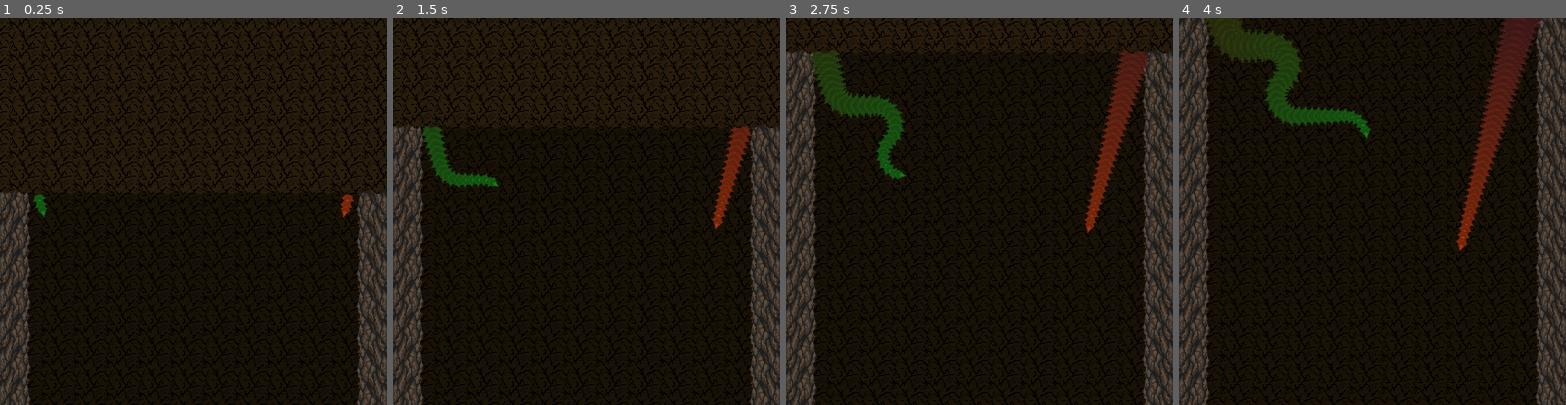
Above: before the commit, frames 1-4 (left to right).
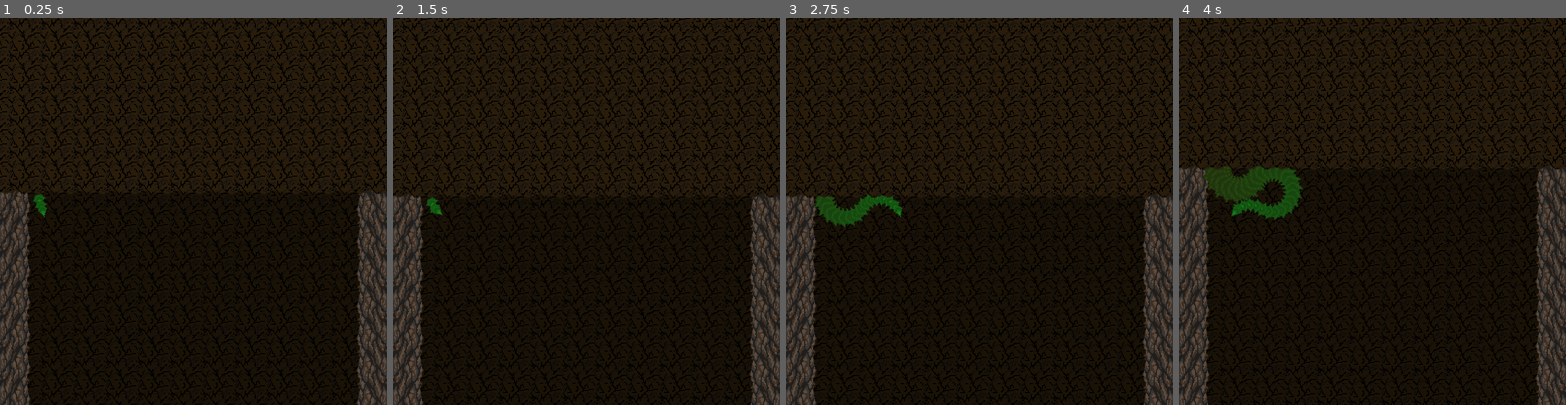
Above: after the commit, the same moments.

Repository: mark-chimes/rootsnake
Game: Godot game, scene res://main.tscn
Two runs of this game, one before a commit and one after it. Both use one fixed random seed, a clock stepped at 60 frames per second and the inputs below.
Inputs:
- Up to frame 1 (0.25 s): no input
- Up to frame 2 (1.5 s): tap Enter (action_restart) at 0.5, 1.25 s; hold Right (p1_right) 0.53-1.28 s; hold Left (p1_left) from 1.28 s (still down)
- Up to frame 3 (2.75 s): release Left (p1_left) at 2.03 s; hold Right (p1_right) from 2.03 s (still down)
- Up to frame 4 (4 s): release Right (p1_right) at 3.53 s; hold Left (p1_left) from 3.53 s (still down)

The runs differ from the first frame. In frame 1, 0.1% of the frame differs, in the area x 87-92%, y 45-52%; in frame 2, 30%; in frame 3, 33%; in frame 4, 36%, in the area x 0-100%, y 0-100%.

Commit message:
Single player mode

Diff:
--- a/CameraControl.gd
+++ b/CameraControl.gd
@@ -1,8 +1,12 @@
 extends Node2D
 
+var num_players = 1
 
 func _process(delta):
 	var snake_1_pos = get_parent().get_node("snakehead1").position
-	var snake_2_pos = get_parent().get_node("snakehead2").position
-	position.y = max(position.y,
-		0.3*min(snake_1_pos.y, snake_2_pos.y) + 0.7*max(snake_1_pos.y, snake_2_pos.y))
+	if num_players == 2:
+		var snake_2_pos = get_parent().get_node("snakehead2").position
+		position.y = max(position.y,
+			0.3*min(snake_1_pos.y, snake_2_pos.y) + 0.7*max(snake_1_pos.y, snake_2_pos.y))
+	else:
+		position.y = snake_1_pos.y
--- a/main.gd
+++ b/main.gd
@@ -2,12 +2,24 @@
 
 var is_game_over = false
 
+export var num_players = 1
+
+func _ready():
+	start_game()
+
 func _process(delta):
 	if is_game_over:
+		num_players = 1
 		if Input.is_action_just_pressed("action_restart"):
 			get_tree().paused = false
 			get_tree().reload_current_scene()
 
+func start_game():
+	$CameraControl.num_players = num_players
+	$trail.num_players = num_players
+	if num_players == 1:
+		$snakehead2.queue_free()
+	$trail.start_game()
 
 func _on_snakehead1_collide():
 	print("Snakehead 1 game end!")
--- a/main.tscn
+++ b/main.tscn
@@ -22,7 +22,7 @@
 size = 64
 font_data = ExtResource( 2 )
 
-[node name="main" type="Node2D"]
+[node name="game_control" type="Node2D"]
 pause_mode = 2
 script = ExtResource( 7 )
 
--- a/snakehead.gd
+++ b/snakehead.gd
@@ -6,20 +6,30 @@
 
 var turn_speed = 180.0
 
+export var is_control_inverted = false
+
 export var action_left = "p1_left"
 export var action_right = "p1_right"
 export var angle = 75
 export var display_name = "DEFAULT"
 
 func _process(delta):
-	if Input.is_action_pressed(action_left):
-		angle += turn_speed * delta
-	elif Input.is_action_pressed(action_right):
-		angle -= turn_speed * delta
-
+	if is_control_inverted:
+		if Input.is_action_pressed(action_left):
+			angle += turn_speed * delta
+		elif Input.is_action_pressed(action_right):
+			angle -= turn_speed * delta
+	else:
+		if Input.is_action_pressed(action_right):
+			angle += turn_speed * delta
+		elif Input.is_action_pressed(action_left):
+			angle -= turn_speed * delta
 	# position.x += rand_range(-20*delta,20*delta)
 
-	angle = clamp(angle, 0, 360)
+	if angle > 360:
+		angle -= 360
+	if angle < 0:
+		angle += 360
 	rotation_degrees = angle
 
 func _physics_process(delta):
--- a/trail.gd
+++ b/trail.gd
@@ -2,6 +2,7 @@
 
 var trail_res = load("res://trailpiece.tscn")
 
+var num_players = 1
 
 var SPAWN_TIME = 0.1
 var countdown = SPAWN_TIME
@@ -11,15 +12,21 @@
 var s2_end_col = Color(0.2,0.1,0.175)
 
 func _ready():
+	pass
+
+func start_game():
 	get_parent().get_node("snakehead1").get_node("Sprite").modulate = s1_start_col
-	get_parent().get_node("snakehead2").get_node("Sprite").modulate = s2_start_col
+	if num_players > 1:
+		get_parent().get_node("snakehead2").get_node("Sprite").modulate = s2_start_col
+
 
 func _physics_process(delta):
 	countdown -= delta
 	if countdown <= 0:
 		countdown = SPAWN_TIME
 		spawn_piece(get_parent().get_node("snakehead1"), s1_start_col, s1_end_col)
-		spawn_piece(get_parent().get_node("snakehead2"), s2_start_col, s2_end_col)
+		if num_players > 1:
+			spawn_piece(get_parent().get_node("snakehead2"), s2_start_col, s2_end_col)
 
 func spawn_piece(snakehead, start_col, end_col):
 	var trail_piece = trail_res.instance()
